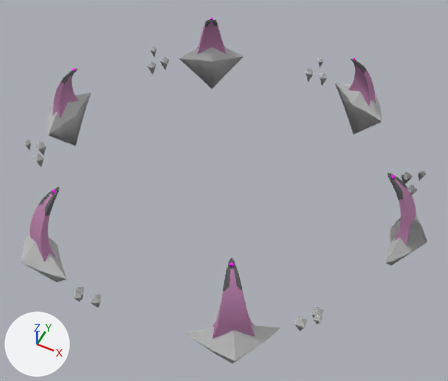
A saved change to the FBX model Art/assets/Unbreakable Assets/AM_BigCircle.fbx.
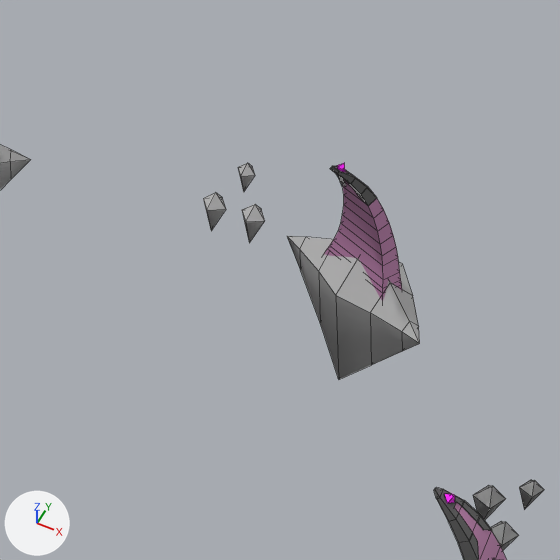
The first picture shows the older version from a camera (50 mm lens) standing at (55.4, -108.3, 125.2) and looking at (3.6, -4.8, -4.1). The close-ups show both versions on the part from 52% to 96% of the width and 0% to 52% of the height of that picture; other places that the commit changed are outside them. Lighting does not change. The marker at lower left points along +X, +Y and +Z. The close-ups show mesh edges as thin lines. Where no turn or scale is listed for an object, it has been applied to the vertices. Vertices at the same position are counted once.

Objects in the first close-up: 'AM_Circle1', 'AM_Circle2', 'AM_Circle3', 'AM_Circle_Crystal1', 'AM_Circle_Crystal2', 'AM_Circle_Crystal3', 'AM_Circle_Crystal7', 'AM_Circle_Crystal8', 'AM_Circle_Crystal9'.
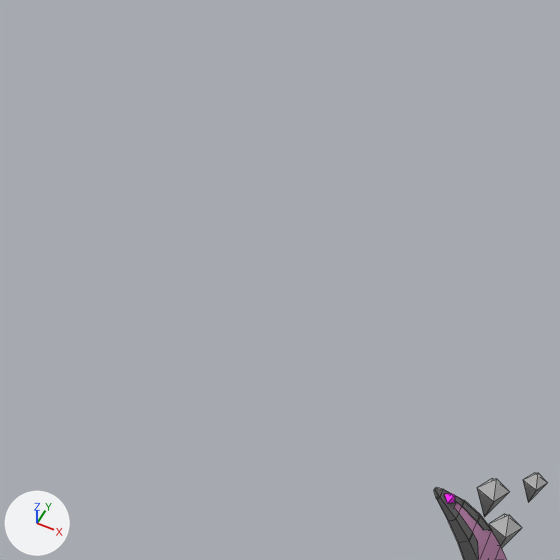
The newer file is also turned or shifted as a whole; pictures and numbers use the older file's frame.

What differs and where, as boxes [x1, y1, x2, y2] in the close-ups (560 x 560 px):
'AM_Circle2', deleted: before [287, 163, 420, 379]
'AM_Circle3', deleted: before [0, 145, 31, 190]
'AM_Circle_Crystal5', mesh moved (not visible before): after [477, 478, 509, 517]
'AM_Circle_Crystal2', deleted: before [473, 485, 506, 520]
'AM_Circle_Crystal4', mesh moved (not visible before): after [489, 514, 522, 548]
'AM_Circle_Crystal7', deleted: before [242, 204, 265, 243]
'AM_Circle_Crystal8', deleted: before [203, 193, 226, 231]
'AM_Circle_Crystal1', deleted: before [491, 521, 518, 550]
'AM_Circle_Crystal3', deleted: before [519, 480, 544, 510]
'AM_Circle_Crystal9', deleted: before [238, 163, 255, 192]

Diff of the bpy script that builds the scene:
```diff
--- a/Art/assets/Unbreakable Assets/AM_BigCircle.fbx.py
+++ b/Art/assets/Unbreakable Assets/AM_BigCircle.fbx.py
@@ me_mesh_016 @@
 me_mesh_016.from_pydata(...)  # 6 vertices, 8 faces; spans x 46.44..49.49, y 18.42..21.48, z -4.85..0.8
 # used by ob_am_circle_crystal5; location = (0.0, 0.0, 0.0)
+# me_mesh_016 part 1: the whole mesh is moved by (0.08, 1.11, 0.0)
 me_mesh_016.materials.append(mat_lambert1)
@@ me_mesh_017 @@
 me_mesh_017.from_pydata(...)  # 6 vertices, 8 faces; spans x 48.82..51.89, y 14.23..17.3, z -4.85..0.8
 # used by ob_am_circle_crystal4; location = (0.0, 0.0, 0.0)
+# me_mesh_017 part 2: the whole mesh is moved by (0.08, 1.11, 0.0)
 me_mesh_017.materials.append(mat_lambert1)
@@ ob_am_circle_crystal7 @@
-ob_am_circle_crystal7 = bpy.data.objects.new('AM_Circle_Crystal7', me_mesh_014)
-ob_am_circle_crystal7.location = (0.0, 0.0, 0.0)
@@ ob_am_circle3 @@
-ob_am_circle3 = bpy.data.objects.new('AM_Circle3', me_mesh_023)
-ob_am_circle3.location = (-25.7, 44.8, 1.2)
@@ ob_am_circle_crystal1 @@
-ob_am_circle_crystal1 = bpy.data.objects.new('AM_Circle_Crystal1', me_mesh_020)
-ob_am_circle_crystal1.location = (0.0, 0.0, 0.0)
@@ ob_am_circle_crystal9 @@
-ob_am_circle_crystal9 = bpy.data.objects.new('AM_Circle_Crystal9', me_mesh_012)
-ob_am_circle_crystal9.location = (0.0, 0.0, 0.0)
@@ ob_am_circle_crystal3 @@
-ob_am_circle_crystal3 = bpy.data.objects.new('AM_Circle_Crystal3', me_mesh_018)
-ob_am_circle_crystal3.location = (0.0, 0.0, 0.0)
@@ ob_am_circle_crystal2 @@
-ob_am_circle_crystal2 = bpy.data.objects.new('AM_Circle_Crystal2', me_mesh_019)
-ob_am_circle_crystal2.location = (0.0, 0.0, 0.0)
@@ ob_am_circle2 @@
-ob_am_circle2 = bpy.data.objects.new('AM_Circle2', me_mesh_022)
-ob_am_circle2.location = (25.7, 44.8, 1.2)
@@ ob_am_circle_crystal8 @@
-ob_am_circle_crystal8 = bpy.data.objects.new('AM_Circle_Crystal8', me_mesh_013)
-ob_am_circle_crystal8.location = (0.0, 0.0, 0.0)
```
